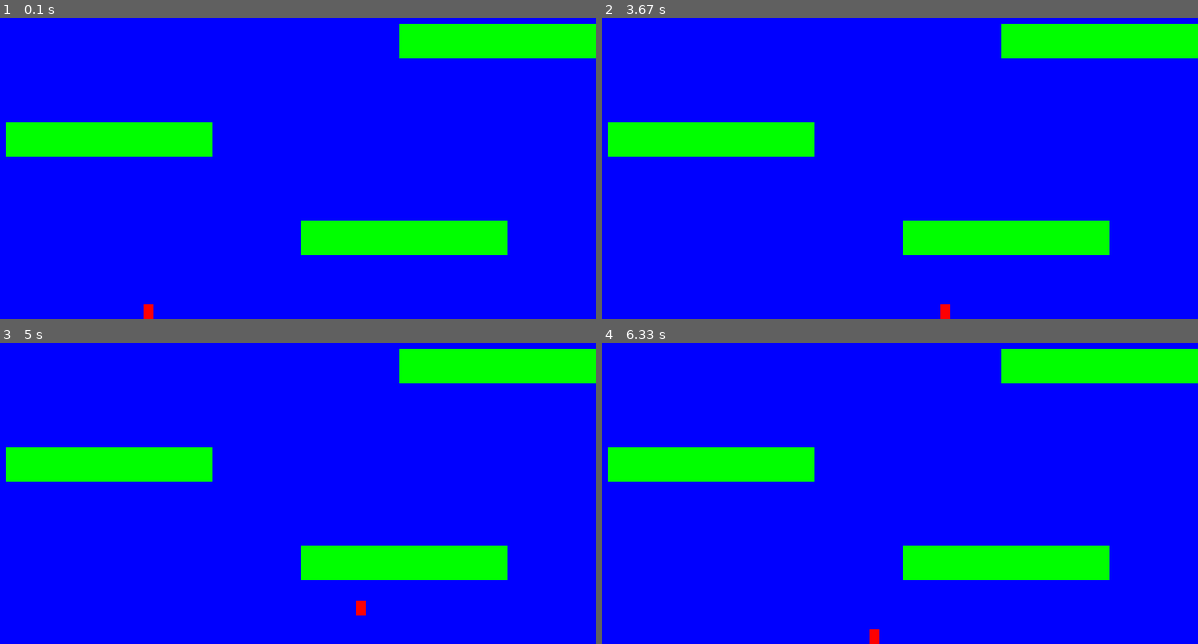
Above: before the commit, frames 1-4 (two rows, left to right).
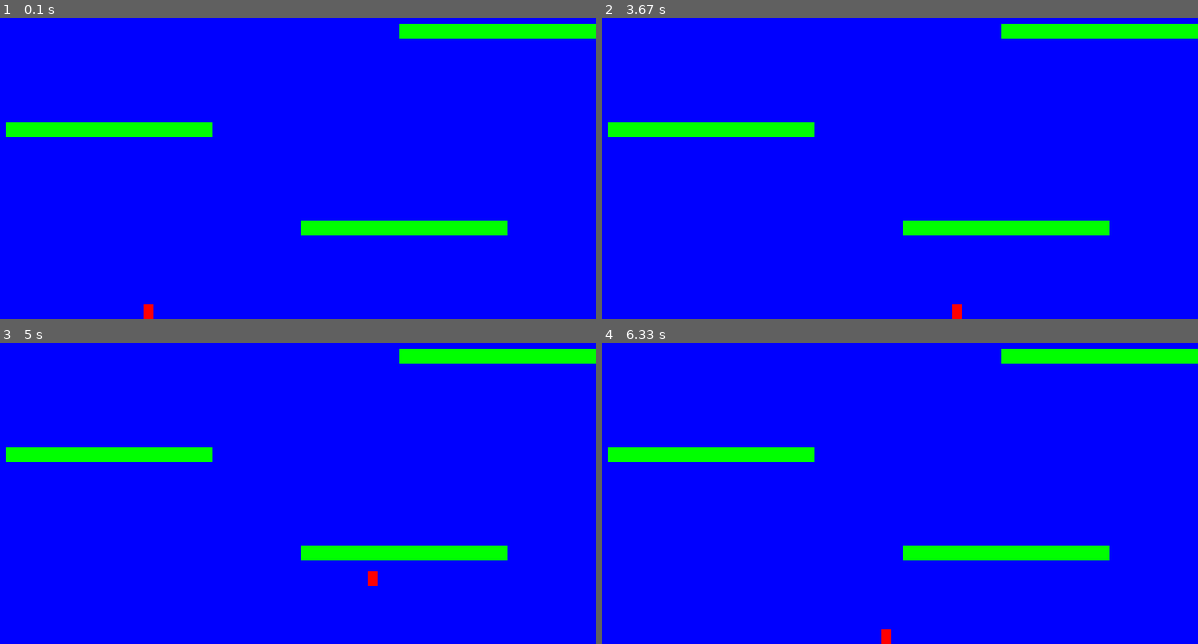
Above: after the commit, the same moments.

Repository: ZafarK638/zafark-python-classwork
Game: pygame game, started from programming/pygame practice/sprites/platformer.py
Same seed, same stepped clock (60 frames per second), same inputs: the game is played once before the commit and once after it.
Inputs:
- Up to frame 1 (0.1 s): no input
- Up to frame 2 (3.67 s): hold Right 0.33-0.8 s; hold Up 0.83-1.13 s; hold Right 1.17-1.63 s; hold Left 1.67-2.2 s; hold Left 2.23-2.63 s; hold Up 2.67-3.03 s; hold Right from 3.07 s (still down)
- Up to frame 3 (5 s): release Right at 3.7 s; hold Left 3.73-4.2 s; hold Right 4.23-4.7 s; hold Up from 4.73 s (still down)
- Up to frame 4 (6.33 s): release Up at 5.03 s; hold Right 5.07-5.53 s; hold Left 5.57-6.1 s; hold Left from 6.13 s (still down)

The runs differ from the first frame. In frame 1, 6.7% of the frame differs, in the area x 0-100%, y 6-79%; in frame 2, 6.8%, in the area x 0-100%, y 6-100%; in frame 3, 6.8%; in frame 4, 6.8%.

Commit message:
Update platformer.py

Diff:
--- a/programming/pygame practice/sprites/platformer.py
+++ b/programming/pygame practice/sprites/platformer.py
@@ -151,9 +151,9 @@
         Level.__init__(self, player)
 
         # Array with width, height, x, and y of platform
-        level = [[210, 35, 500, 500],
-                 [210, 35, 200, 400],
-                 [210, 35, 600, 300],
+        level = [[210, 15, 500, 500],
+                 [210, 15, 200, 400],
+                 [210, 15, 600, 300],
                  ]
 
         # Go through the array above and add platforms
